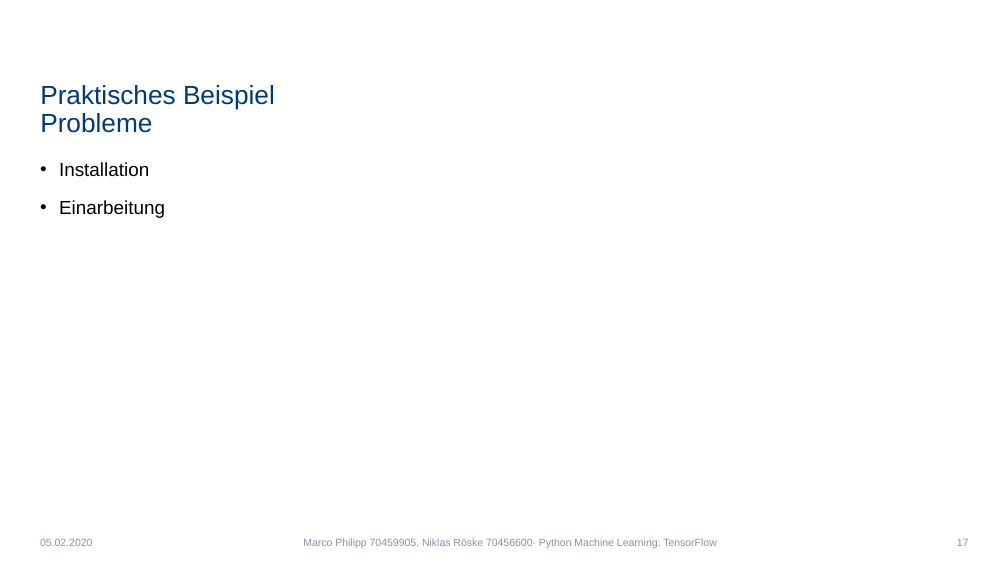
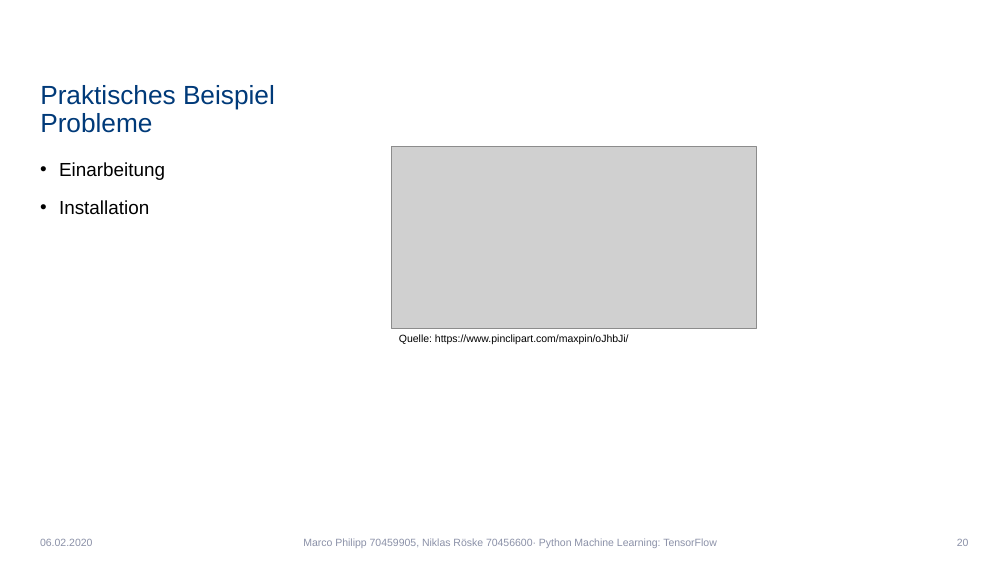
Before and after one commit to Niklas1997Git/Seminar, a slide deck: slide 20 of SeminarPräsentation.pptx (slide 17 before the commit). Drawn at 1008x567 pixels with LibreOffice and Linux fonts; fonts in the diff are those of the drawing; grey boxes stand for pictures; background and template pictures are left out. Boxes give left, top, right and bottom in pixels: in the first picture for what was removed or moved away, otherwise in the second. Text is boxed around its words. In the diff, an @@ line names an element or a change of style, - is before the commit and + after.

```diff
--- a/SeminarPräsentation.pptx
+++ b/SeminarPräsentation.pptx
@@ picture added at bbox=[392, 147, 757, 328] @@
@@ text at bbox=[59, 162, 165, 180]: paragraph added @@
+• Einarbeitung
@@ text at bbox=[59, 200, 165, 218]: paragraph removed @@
-• Einarbeitung
@@ text added at bbox=[399, 334, 629, 344], 10 pt, text #000000 @@
+Quelle: https://www.pinclipart.com/maxpin/oJhbJi/
@@ page number at bbox=[957, 539, 969, 546]: text changed @@
-17
+20
```
Also in this commit, not shown: 19 other slides changed, 4 slides added.
